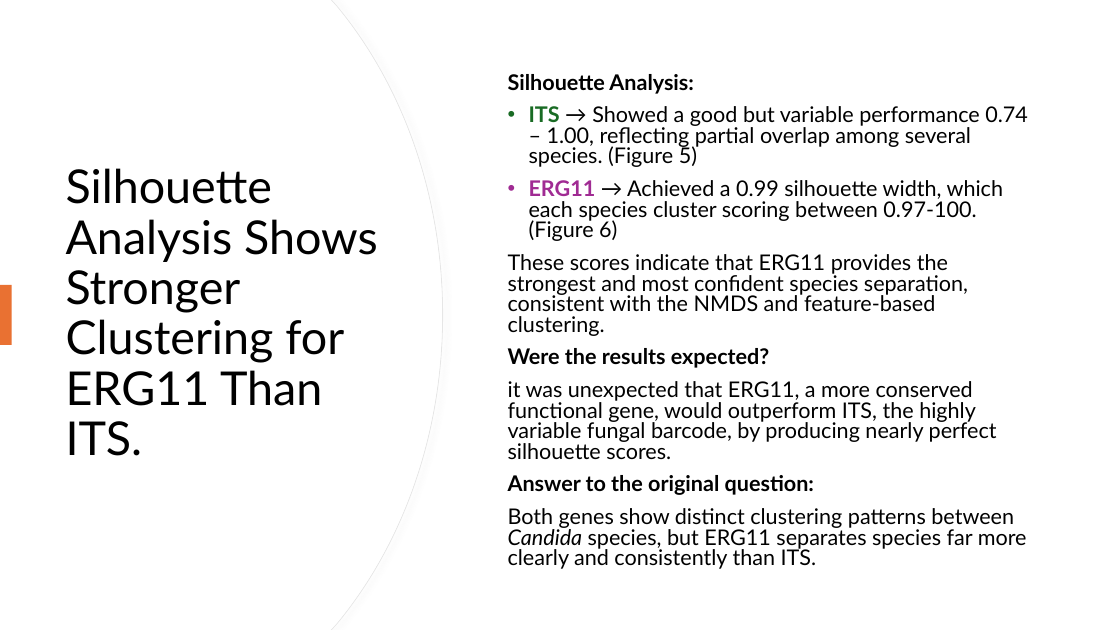
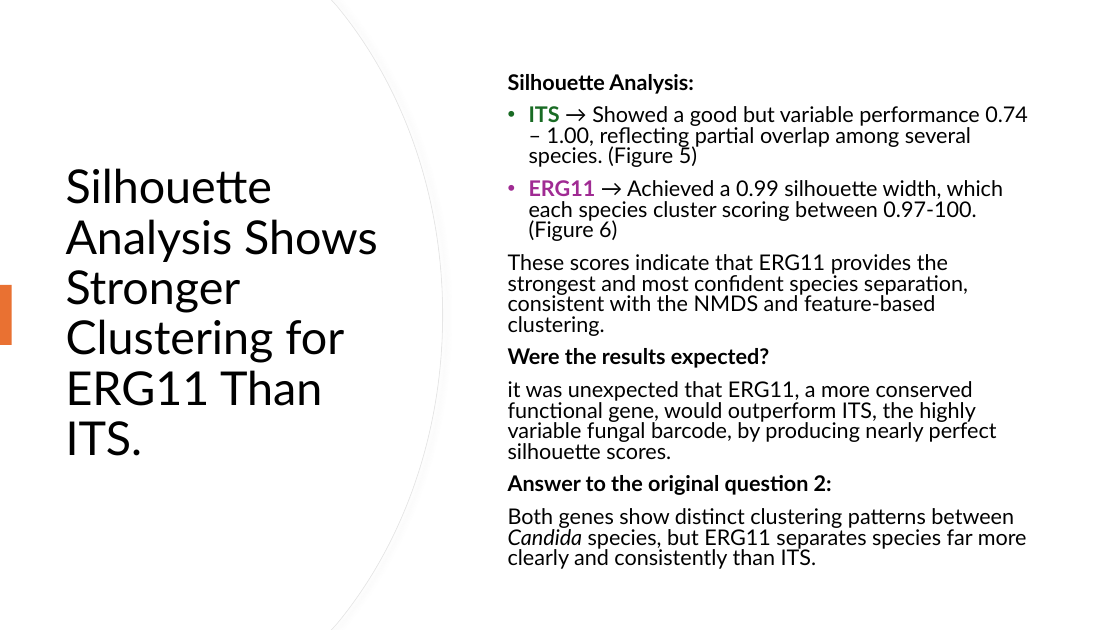
Before and after one commit to snsaiphoo/binf6210_assignment4, a slide deck: slide 16 of doc/Candida Comparison.pptx. Drawn at 1120x630 pixels with LibreOffice and Linux fonts; fonts in the diff are those of the drawing. Boxes give left, top, right and bottom in pixels: in the first picture for what was removed or moved away, otherwise in the second. Text is boxed around its words. In the diff, an @@ line names an element or a change of style, - is before the commit and + after.

```diff
--- a/doc/Candida Comparison.pptx
+++ b/doc/Candida Comparison.pptx
@@ text at bbox=[508, 475, 832, 495]: text changed @@
-Answer to the original question:
+Answer to the original question 2:
```
Also in this commit, not shown: 6 other slides changed.
